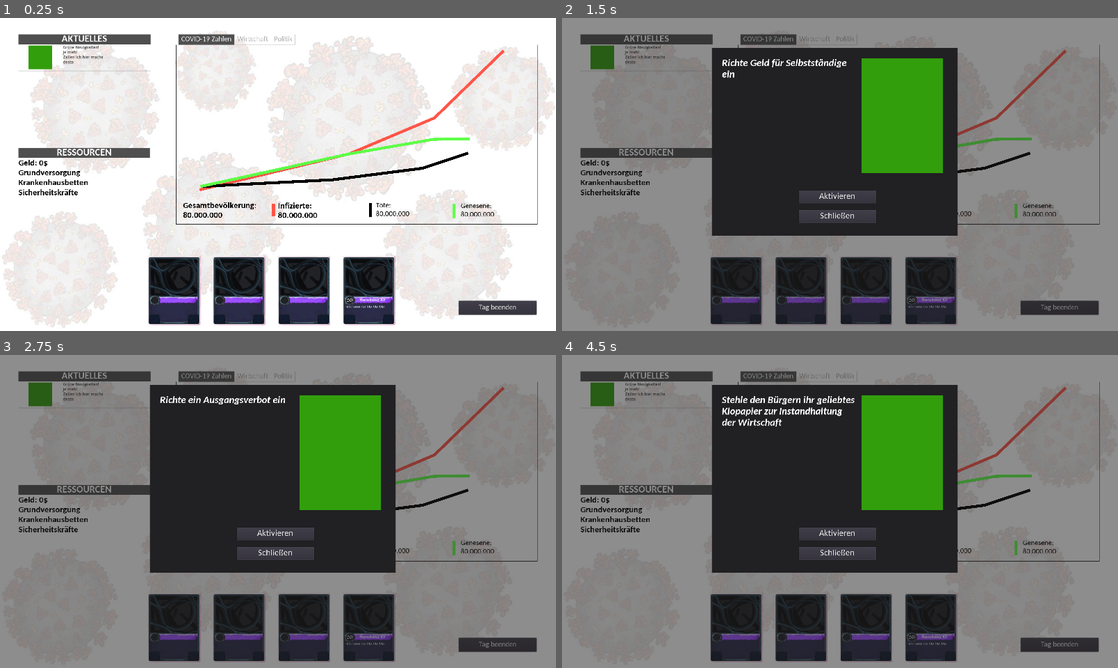
Above: before the commit, frames 1-4 (two rows, left to right).
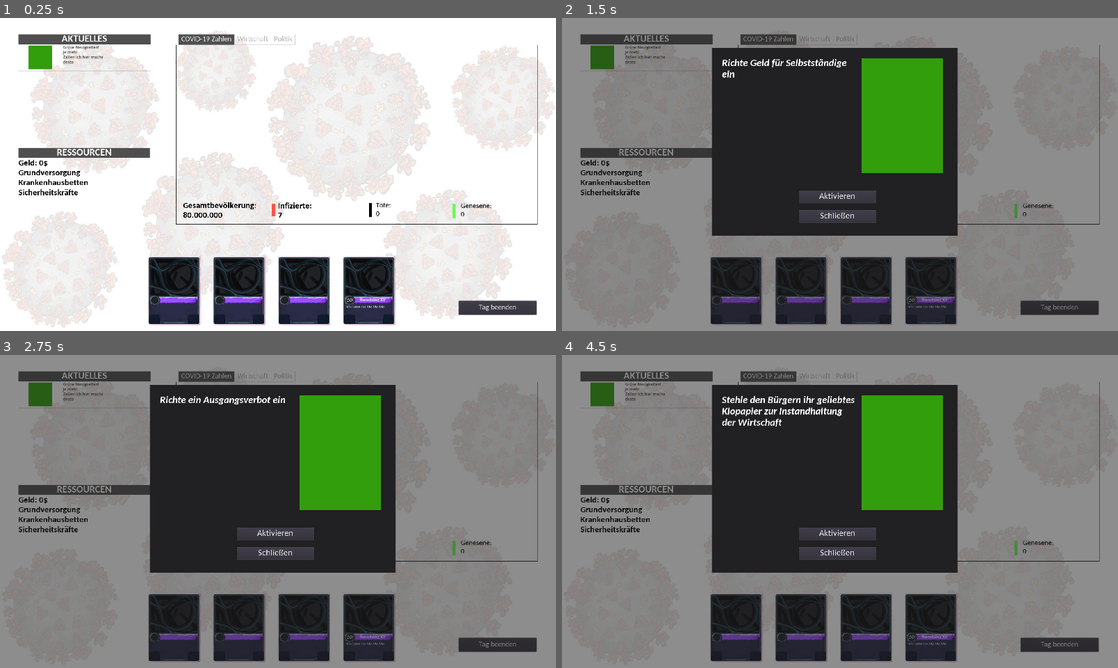
Above: after the commit, the same moments.

Repository: Cards-against-Corona/Cards-against-Corona
Game: Godot game, scene res://Scenes and Scripts/Game.tscn
The game is run twice, just before and just after one commit, with the same random seed, the same clock (stepped at 60 frames per second) and the same inputs.
Inputs (mouse positions are in pixels of both pictures, inside the frame that each line leads up to):
- Up to frame 1 (0.25 s): no input
- Up to frame 2 (1.5 s): click (734, 290) at 0.5 s; click (801, 290) at 1.25 s
- Up to frame 3 (2.75 s): click (305, 627) at 2 s
- Up to frame 4 (4.5 s): click "Handlung XY" at 2.75 s; click "Aktivieren" at 3.5 s; click (734, 627) at 4.25 s

The runs differ from the first frame. In frame 1, 1.5% of the frame differs, in the area x 35-91%, y 10-64%; in frame 2, 0.5%; in frame 3, 0.5%; in frame 4, 0.5%.

Commit message:
moved graph refreshing to frame render instead of button press

Diff:
--- a/Scenes and Scripts/Game.gd
+++ b/Scenes and Scripts/Game.gd
@@ -37,24 +37,7 @@
 
 # Called every frame. 'delta' is the elapsed time since the previous frame.
 func _process(delta):
-	pass
-
-
-
-
-func _on_Geld_draw():
-	pass # Replace with function body.
-
-
-func _on_Button_TagEnde_pressed():
-	# trigger events?
-
-	# calculate new numbers
-	logic.FinishDay()
-
-	# calculate other values
-
-	# update main window
+		# update main window
 	# update infection counters
 	$"Control/TabContainer/COVID-19 Zahlen/Label_Infizierte".text = "Infizierte:\n" + str(int(round(logic.infectedByDay[-1])))
 	$"Control/TabContainer/COVID-19 Zahlen/Label_Tote".text = "Tote:\n" + str(int(round(logic.deadByDay[-1])))
@@ -81,6 +64,23 @@
 	$"Control/TabContainer/COVID-19 Zahlen/Line2D_Genesene".clear_points()
 	for point in temp_points:
 		$"Control/TabContainer/COVID-19 Zahlen/Line2D_Genesene".add_point(point)
+
+
+
+
+func _on_Geld_draw():
+	pass # Replace with function body.
+
+
+func _on_Button_TagEnde_pressed():
+	# trigger events?
+
+	# calculate new numbers
+	logic.FinishDay()
+
+	# calculate other values
+
+
 
 	# enter new entries to the newsfeed
 
--- a/Scenes and Scripts/Game.tscn
+++ b/Scenes and Scripts/Game.tscn
@@ -113,7 +113,6 @@
 
 [node name="Line2D_infizierte" type="Line2D" parent="Control/TabContainer/COVID-19 Zahlen"]
 position = Vector2( 280, 420 )
-points = PoolVector2Array( -200, 80, 316.836, -44.0809, 611.084, -168.072, 850, -400 )
 default_color = Color( 1, 0.337255, 0.286275, 1 )
 
 [node name="Legende_infizierte" type="Line2D" parent="Control/TabContainer/COVID-19 Zahlen"]
@@ -123,7 +122,6 @@
 
 [node name="Line2D_Tote" type="Line2D" parent="Control/TabContainer/COVID-19 Zahlen"]
 position = Vector2( 280, 420 )
-points = PoolVector2Array( -196.475, 68.3441, 259.684, 45.264, 569.086, 5.59723, 727.753, -46.7631 )
 default_color = Color( 0, 0, 0, 1 )
 
 [node name="Legende_Tote2" type="Line2D" parent="Control/TabContainer/COVID-19 Zahlen"]
@@ -133,7 +131,6 @@
 
 [node name="Line2D_Genesene" type="Line2D" parent="Control/TabContainer/COVID-19 Zahlen"]
 position = Vector2( 280, 420 )
-points = PoolVector2Array( -196.475, 68.3441, 316.836, -44.0809, 608.295, -94.3685, 733.642, -95.9551 )
 default_color = Color( 0.376471, 1, 0.286275, 1 )
 
 [node name="Legende_Genesene2" type="Line2D" parent="Control/TabContainer/COVID-19 Zahlen"]
